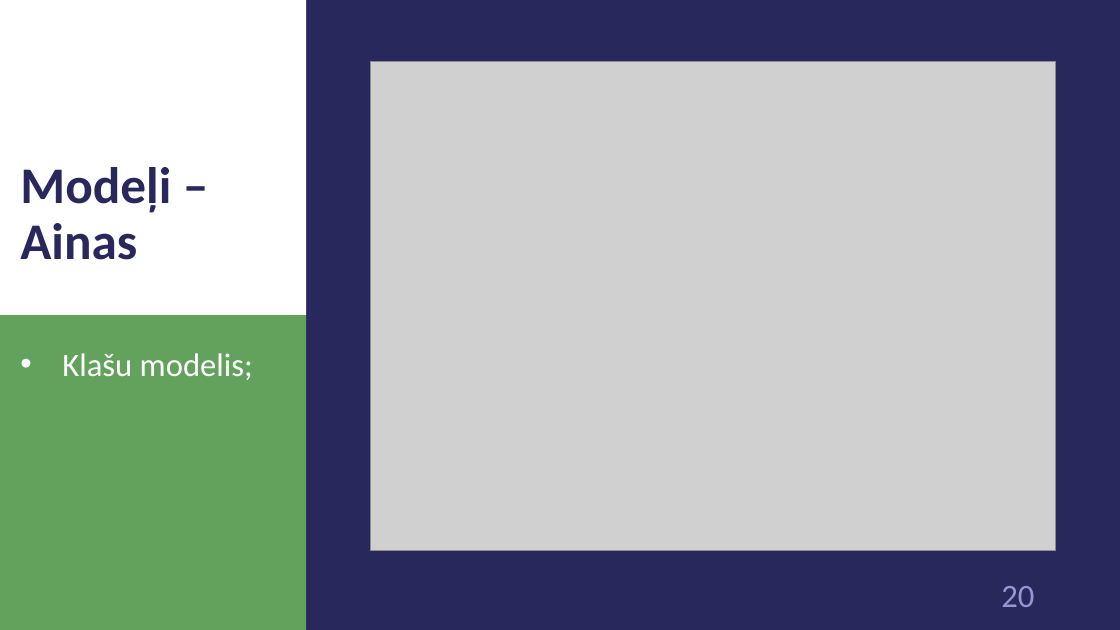
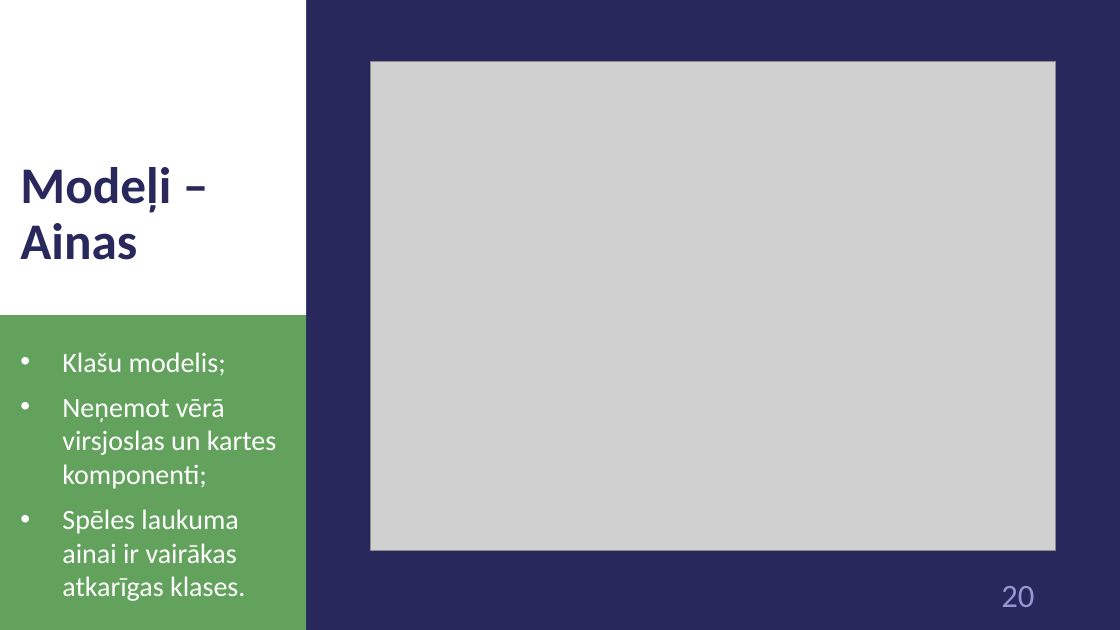
Before and after one commit to 1ivyatan/drumstalotajs, a slide deck: slide 20 of Documentation/Prezentācija.pptx. Drawn at 1120x630 pixels with LibreOffice and Linux fonts; fonts in the diff are those of the drawing; grey boxes stand for pictures. Boxes give left, top, right and bottom in pixels: in the first picture for what was removed or moved away, otherwise in the second. Text is boxed around its words. In the diff, an @@ line names an element or a change of style, - is before the commit and + after.

Commit message:
add model descs

```diff
--- a/Documentation/Prezentācija.pptx
+++ b/Documentation/Prezentācija.pptx
@@ text at (x1=62, y1=352, x2=226, y2=375): size 28 to 24 pt in "Klašu modelis;" @@
@@ text at (x1=62, y1=399, x2=276, y2=601): paragraphs added @@
+• Neņemot vērā virsjoslas un kartes komponenti;
+• Spēles laukuma ainai ir vairākas atkarīgas klases.
```
Also in this commit, not shown: 11 other slides changed, 1 slide added, 5 slides removed.
